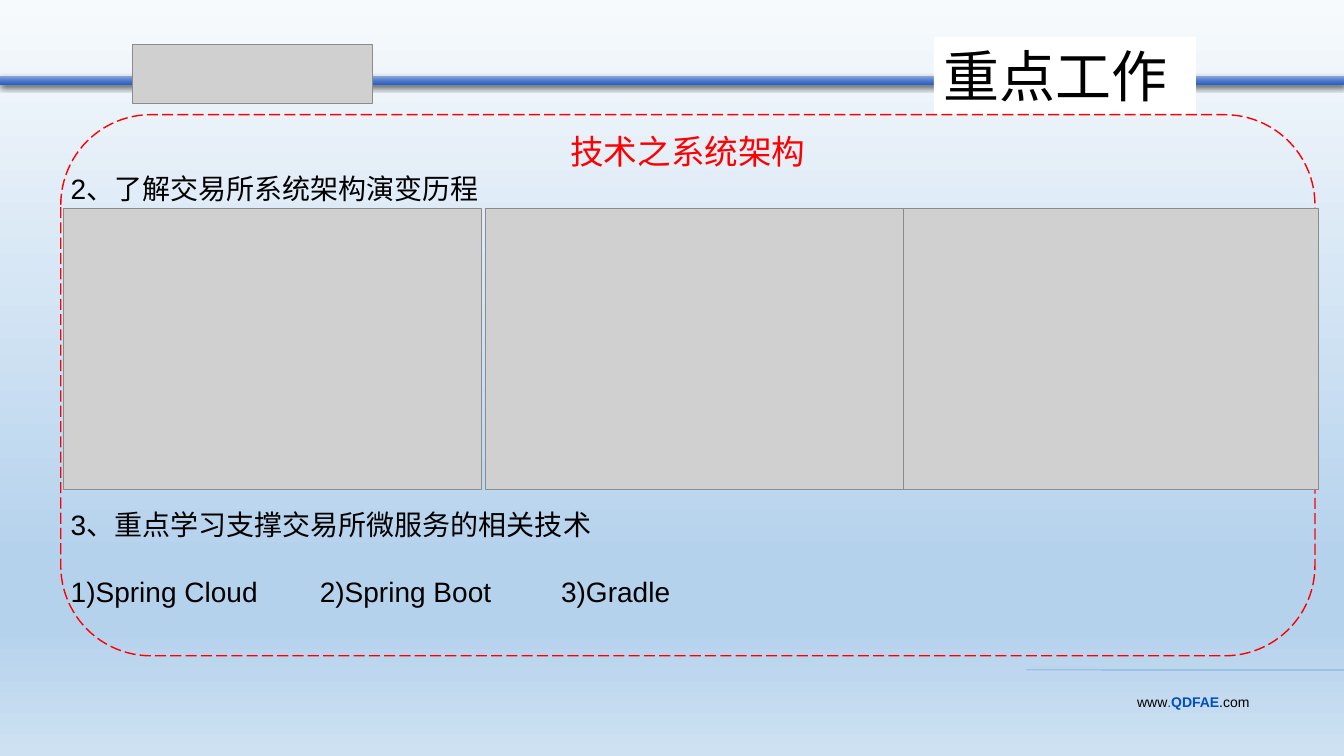
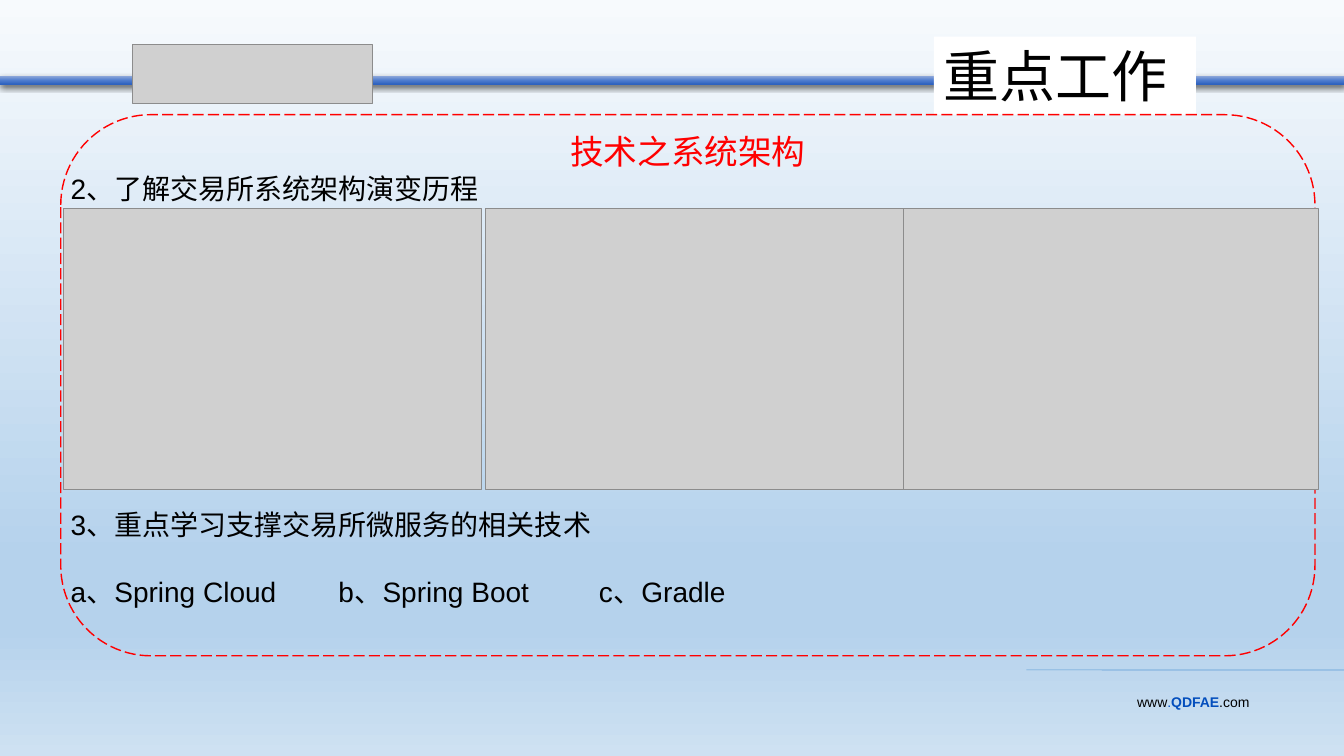
Before and after one commit to lhw1320/springcloud, a slide deck: slide 4 of doc/src/main/resources/qdfae/青金中心连宏伟转正答辩.pptx. Drawn at 1344x756 pixels with LibreOffice and Linux fonts; fonts in the diff are those of the drawing; grey boxes stand for pictures. Boxes give left, top, right and bottom in pixels: in the first picture for what was removed or moved away, otherwise in the second. Text is boxed around its words. In the diff, an @@ line names an element or a change of style, - is before the commit and + after.

```diff
--- a/doc/src/main/resources/qdfae/青金中心连宏伟转正答辩.pptx
+++ b/doc/src/main/resources/qdfae/青金中心连宏伟转正答辩.pptx
@@ text at [71,581,726,607]: text changed @@
-1)Spring Cloud 2)Spring Boot 3)Gradle
+a、Spring Cloud b、Spring Boot c、Gradle
```
Also in this commit, not shown: 2 other slides changed.
